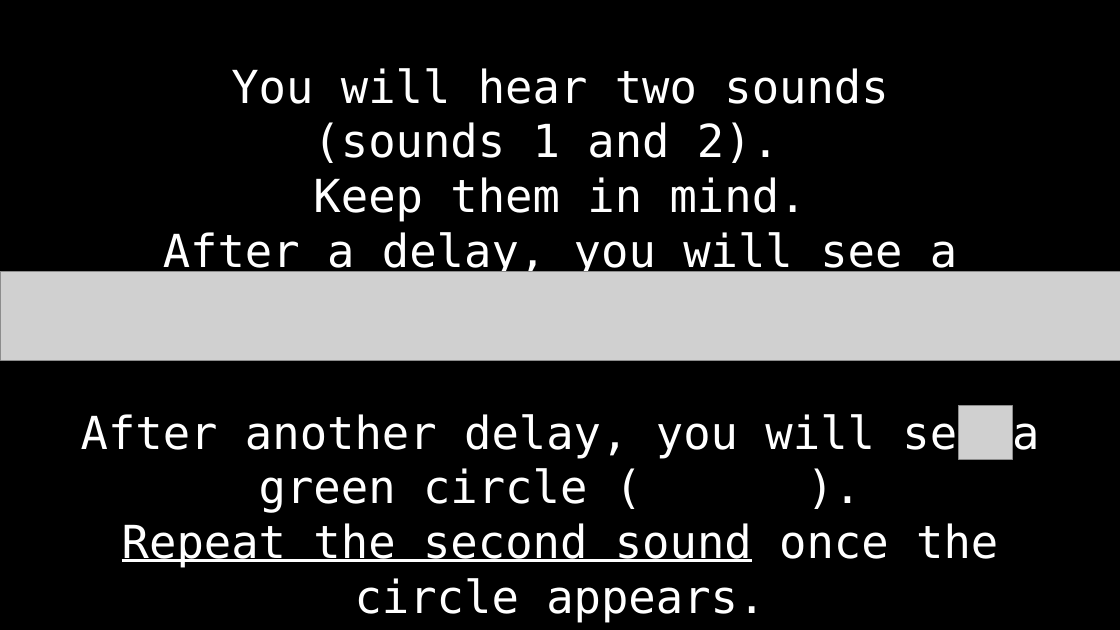
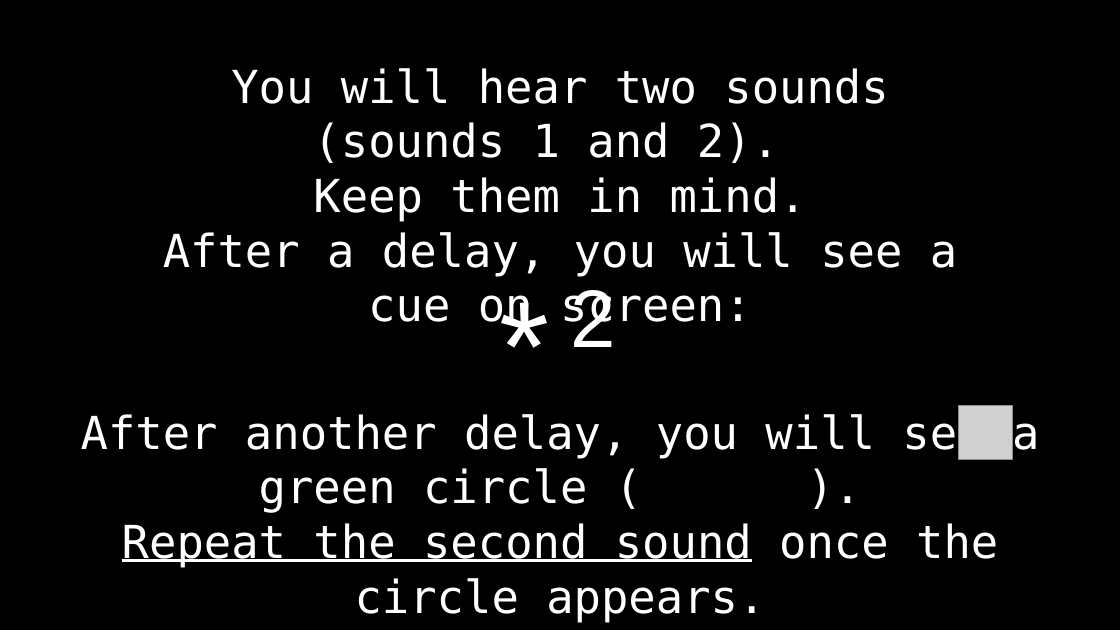
Before and after one commit to coganlab/Retrocue, a slide deck: slide 3 of stim/instructions.pptx (slide 9 before the commit). Drawn at 1120x630 pixels with LibreOffice and Linux fonts; fonts in the diff are those of the drawing; grey boxes stand for pictures. Boxes give left, top, right and bottom in pixels: in the first picture for what was removed or moved away, otherwise in the second. Text is boxed around its words. In the diff, an @@ line names an element or a change of style, - is before the commit and + after.

```diff
--- a/stim/instructions.pptx
+++ b/stim/instructions.pptx
@@ text added at [492, 260, 559, 423], 110 pt, text #FFFFFF @@
+*
@@ picture removed at [0, 271, 1120, 360] @@
@@ text added at [570, 290, 615, 347], 70 pt, text #FFFFFF @@
+2
```
Also in this commit, not shown: 4 other slides changed, 5 slides added, 9 slides removed, 18 other files.
